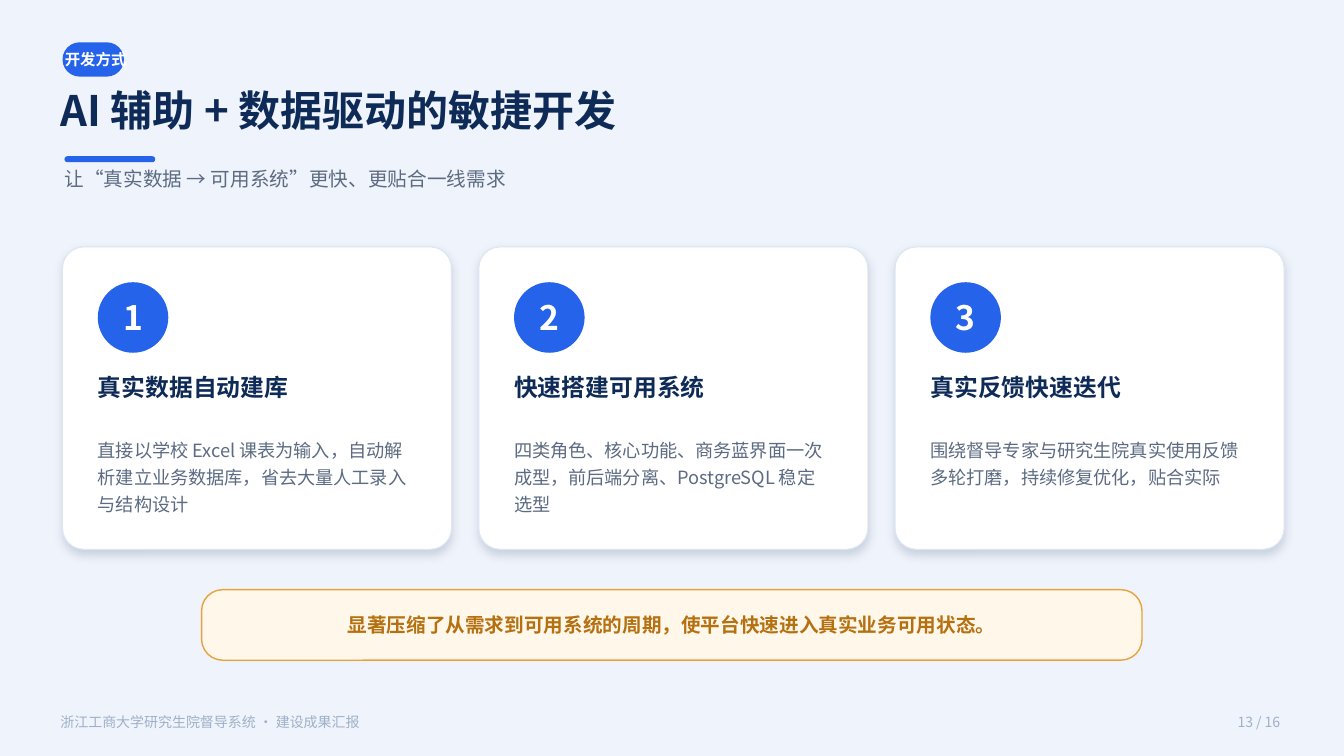
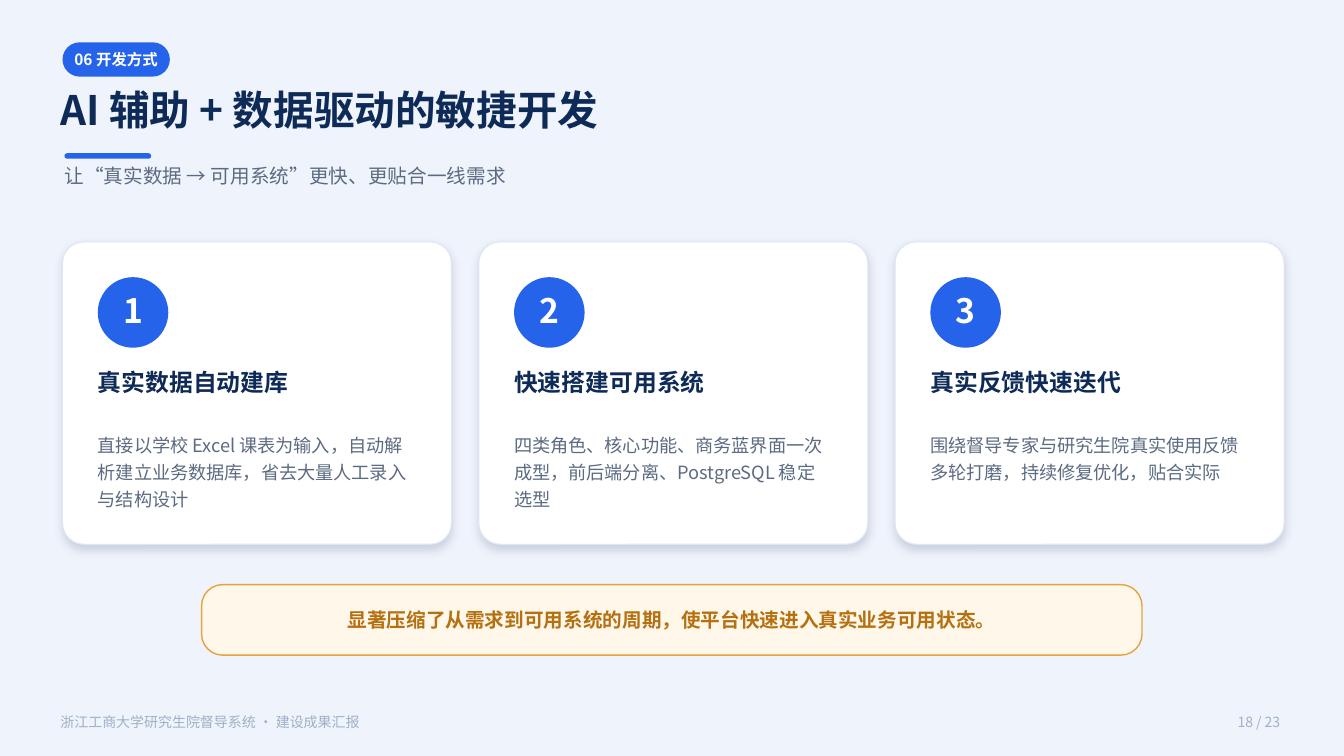
Before and after one commit to 1739467001-svg/example-of-report, a slide deck: slide 18 of slides/督导系统建设成果汇报.pptx (slide 13 before the commit). Drawn at 1344x756 pixels with LibreOffice and Linux fonts; fonts in the diff are those of the drawing. Boxes give left, top, right and bottom in pixels: in the first picture for what was removed or moved away, otherwise in the second. Text is boxed around its words. In the diff, an @@ line names an element or a change of style, - is before the commit and + after.

```diff
--- a/slides/督导系统建设成果汇报.pptx
+++ b/slides/督导系统建设成果汇报.pptx
@@ rounded rectangle: place and size @@
-rounded rectangle at (63, 42, 124, 77)
+rounded rectangle at (63, 42, 169, 77)
@@ text at (74, 52, 158, 67): text changed @@
-开发方式
+06 开发方式
@@ text "AI 辅助 + 数据驱动的敏捷开发" at (60, 90, 599, 129): size 30 to 29 pt @@
@@ rounded rectangle: place and size @@
-rounded rectangle at (65, 156, 155, 162)
+rounded rectangle at (65, 153, 151, 159)
@@ 10 texts, 7 rounded rectangles: place and size @@
-10 texts, 7 rounded rectangles at (63, 247, 1285, 660)
+10 texts, 7 rounded rectangles at (63, 242, 1285, 655)
@@ text at (1238, 717, 1281, 727): text changed @@
-13 / 16
+18 / 23
```
Also in this commit, not shown: 14 other slides changed, 7 slides added, 9 other files.
